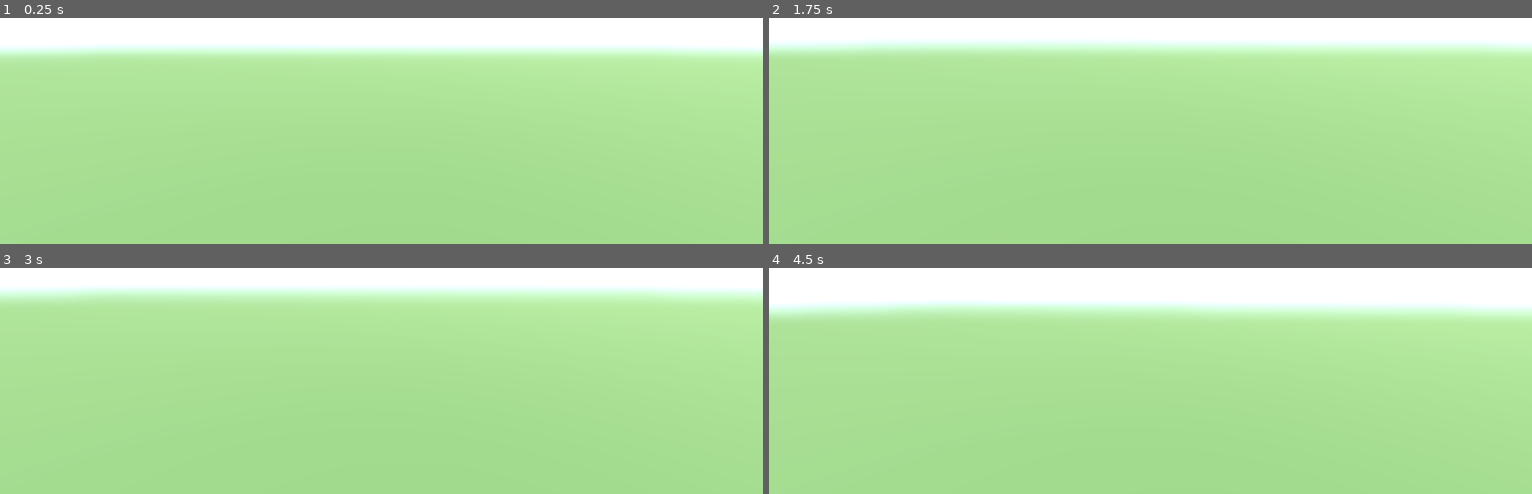
Above: before the commit, frames 1-4 (two rows, left to right).
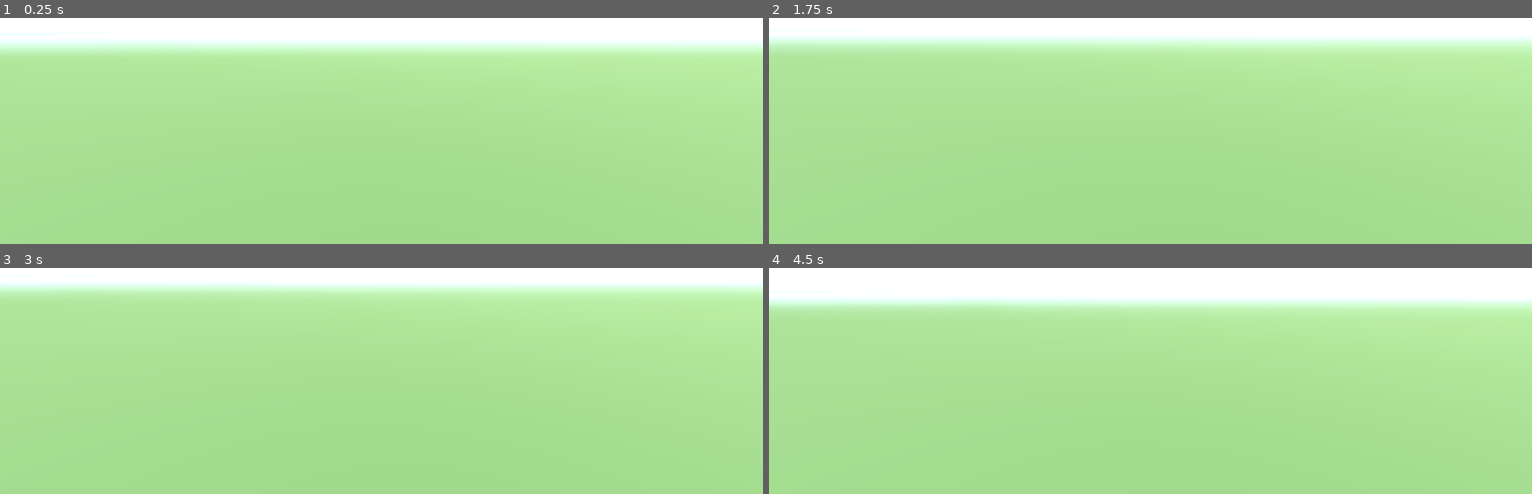
Above: after the commit, the same moments.

Repository: fsamuels/farm-explorer
Game: Godot game, scene res://scenes/main.tscn
The game is run twice, just before and just after one commit, with the same random seed, the same clock (stepped at 60 frames per second) and the same inputs.
Inputs (mouse positions are in pixels of both pictures, inside the frame that each line leads up to):
- Up to frame 1 (0.25 s): no input
- Up to frame 2 (1.75 s): tap Enter at 0.5 s; move the mouse to (1188, 29) at 0.52 s; hold W (move_forward) from 0.53 s (still down); tap Space (jump) at 0.77, 1.25, 1.52 s; move the mouse to (1112, 31) at 1.27 s
- Up to frame 3 (3 s): keep holding W (move_forward); tap Enter at 2 s; move the mouse to (396, 272) at 2.02 s; tap Space (jump) at 2.75 s; move the mouse to (373, 286) at 2.77 s
- Up to frame 4 (4.5 s): keep holding W (move_forward); tap Space (jump) at 3.02, 3.77, 4.25 s; tap Enter at 3.5 s; move the mouse to (1203, 286) at 3.52 s; move the mouse to (1089, 274) at 4.27 s

The runs differ from the first frame. In frame 1, 3.3% of the frame differs, in the area x 0-100%, y 10-17%; in frame 2, 3.6%; in frame 3, 4.4%; in frame 4, 5.3%, in the area x 0-100%, y 13-22%.

Commit message:
Scaffold Phase 2 layout blockout with provisional parcel-scale boundary
Confirms parcel 340732310005's acreage (24.06 acres) via public records
and documents what's still needed from county GIS (docs/parcel-data.md).
Resizes the ground plane and adds a provisional square fence boundary
sized to that acreage, plus one placeholder building box, so exploration
and scale validation can start before drone capture. Positions are
explicitly placeholder pending real boundary/building GIS data or the
orthomosaic.

Co-Authored-By: Claude Sonnet 5 <noreply@anthropic.com>
Claude-Session: https://claude.ai/code/session_01QDsgzecaV6KmxDSFAzFCU7

Diff:
--- a/project/scenes/main.tscn
+++ b/project/scenes/main.tscn
@@ -13,18 +13,38 @@
 glow_enabled = true
 
 [sub_resource type="PlaneMesh" id="PlaneMesh_ground"]
-size = Vector2(200, 200)
+size = Vector2(320, 320)
 
 [sub_resource type="StandardMaterial3D" id="StandardMaterial3D_ground"]
 albedo_color = Color(0.34, 0.49, 0.27, 1)
 roughness = 0.9
 
 [sub_resource type="BoxShape3D" id="BoxShape3D_ground"]
-size = Vector3(200, 1, 200)
+size = Vector3(320, 1, 320)
 
 [sub_resource type="CapsuleShape3D" id="CapsuleShape3D_player"]
 radius = 0.4
 height = 1.8
+
+[sub_resource type="BoxMesh" id="BoxMesh_fence"]
+size = Vector3(312, 1.2, 0.15)
+
+[sub_resource type="StandardMaterial3D" id="StandardMaterial3D_fence"]
+albedo_color = Color(0.35, 0.25, 0.15, 1)
+roughness = 0.95
+
+[sub_resource type="BoxMesh" id="BoxMesh_building"]
+size = Vector3(12, 4, 18)
+
+[sub_resource type="StandardMaterial3D" id="StandardMaterial3D_building"]
+albedo_color = Color(0.6, 0.55, 0.5, 1)
+roughness = 0.9
+
+[sub_resource type="BoxShape3D" id="BoxShape3D_fence"]
+size = Vector3(312, 1.2, 0.15)
+
+[sub_resource type="BoxShape3D" id="BoxShape3D_building"]
+size = Vector3(12, 4, 18)
 
 [node name="Main" type="Node3D"]
 
@@ -46,6 +66,60 @@
 position = Vector3(0, -0.5, 0)
 shape = SubResource("BoxShape3D_ground")
 
+[node name="Boundary" type="Node3D" parent="."]
+
+[node name="Fence_North" type="StaticBody3D" parent="Boundary"]
+position = Vector3(0, 0.6, -156)
+
+[node name="MeshInstance3D" type="MeshInstance3D" parent="Boundary/Fence_North"]
+mesh = SubResource("BoxMesh_fence")
+surface_material_override/0 = SubResource("StandardMaterial3D_fence")
+
+[node name="CollisionShape3D" type="CollisionShape3D" parent="Boundary/Fence_North"]
+shape = SubResource("BoxShape3D_fence")
+
+[node name="Fence_South" type="StaticBody3D" parent="Boundary"]
+position = Vector3(0, 0.6, 156)
+
+[node name="MeshInstance3D" type="MeshInstance3D" parent="Boundary/Fence_South"]
+mesh = SubResource("BoxMesh_fence")
+surface_material_override/0 = SubResource("StandardMaterial3D_fence")
+
+[node name="CollisionShape3D" type="CollisionShape3D" parent="Boundary/Fence_South"]
+shape = SubResource("BoxShape3D_fence")
+
+[node name="Fence_East" type="StaticBody3D" parent="Boundary"]
+position = Vector3(156, 0.6, 0)
+rotation_degrees = Vector3(0, 90, 0)
+
+[node name="MeshInstance3D" type="MeshInstance3D" parent="Boundary/Fence_East"]
+mesh = SubResource("BoxMesh_fence")
+surface_material_override/0 = SubResource("StandardMaterial3D_fence")
+
+[node name="CollisionShape3D" type="CollisionShape3D" parent="Boundary/Fence_East"]
+shape = SubResource("BoxShape3D_fence")
+
+[node name="Fence_West" type="StaticBody3D" parent="Boundary"]
+position = Vector3(-156, 0.6, 0)
+rotation_degrees = Vector3(0, 90, 0)
+
+[node name="MeshInstance3D" type="MeshInstance3D" parent="Boundary/Fence_West"]
+mesh = SubResource("BoxMesh_fence")
+surface_material_override/0 = SubResource("StandardMaterial3D_fence")
+
+[node name="CollisionShape3D" type="CollisionShape3D" parent="Boundary/Fence_West"]
+shape = SubResource("BoxShape3D_fence")
+
+[node name="PlaceholderBuilding" type="StaticBody3D" parent="."]
+position = Vector3(40, 2, 0)
+
+[node name="MeshInstance3D" type="MeshInstance3D" parent="PlaceholderBuilding"]
+mesh = SubResource("BoxMesh_building")
+surface_material_override/0 = SubResource("StandardMaterial3D_building")
+
+[node name="CollisionShape3D" type="CollisionShape3D" parent="PlaceholderBuilding"]
+shape = SubResource("BoxShape3D_building")
+
 [node name="Player" type="CharacterBody3D" parent="."]
 position = Vector3(0, 1, 5)
 script = ExtResource("1_player")
Not shown: 1 places in project/scenes/main.tscn that only renumber resources
Not shown, changed: docs/implementation-plan.md
Not shown, added: docs/parcel-data.md
Not shown, changed: docs/project/decisions.md
